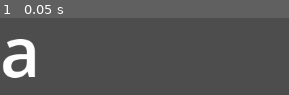
Above: before the commit, frame 1.
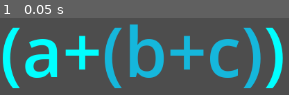
Above: after the commit, the same moment.

Repository: theoahfeldt/emperical-maths
Game: Godot game, scene res://test.tscn
Two runs of this game, one before a commit and one after it. Both use one fixed random seed, a clock stepped at 60 frames per second and the inputs below.
Inputs:
- Up to frame 1 (0.05 s): no input

The runs differ from the first frame. In frame 1, 25% of the frame differs, in the area x 1-98%, y 7-91%.

Commit message:
Implement sum
Also adds coloring based on syntactic depth.

Diff:
--- /dev/null
+++ b/game/sum.gd
@@ -0,0 +1,51 @@
+extends AlgebraicExpression
+class_name Sum
+
+
+@export var a: AlgebraicExpression
+@export var b: AlgebraicExpression
+
+
+func get_components():
+	return [
+		$LeftParenthesis,
+		a,
+		$Sign,
+		b,
+		$RightParenthesis,
+	]
+
+
+func get_width() -> float:
+	var width = 0
+	for component in get_components():
+		width += component.get_width()
+	return width
+
+
+func set_color(color: Color):
+	for component in get_components():
+		component.set_color(color)
+
+
+func set_color_by_depth(depth: int):
+	for component in get_components():
+		component.set_color_by_depth(depth + 1)
+
+
+func set_term_positions():
+	var width = 0
+	for component in get_components():
+		component.position = Vector2(width, 0)
+		width += component.get_width()
+
+
+# Called when the node enters the scene tree for the first time.
+func _ready():
+	set_term_positions()
+	pass # Replace with function body.
+
+
+# Called every frame. 'delta' is the elapsed time since the previous frame.
+func _process(delta):
+	pass
--- /dev/null
+++ b/game/sum.tscn
@@ -0,0 +1,16 @@
+[gd_scene load_steps=3 format=3 uid="uid://ca5nxd4726ve2"]
+
+[ext_resource type="Script" path="res://sum.gd" id="1_ygf5j"]
+[ext_resource type="PackedScene" uid="uid://dy34w7fvnx6ba" path="res://glyph.tscn" id="2_ia6g6"]
+
+[node name="Sum" type="Node2D"]
+script = ExtResource("1_ygf5j")
+
+[node name="Sign" parent="." instance=ExtResource("2_ia6g6")]
+text = "+"
+
+[node name="LeftParenthesis" parent="." instance=ExtResource("2_ia6g6")]
+text = "("
+
+[node name="RightParenthesis" parent="." instance=ExtResource("2_ia6g6")]
+text = ")"
--- /dev/null
+++ b/game/test.gd
@@ -0,0 +1,11 @@
+extends Node2D
+
+
+# Called when the node enters the scene tree for the first time.
+func _ready() -> void:
+	$Sum.set_color_by_depth(0)
+
+
+# Called every frame. 'delta' is the elapsed time since the previous frame.
+func _process(delta: float) -> void:
+	pass
--- a/game/test.tscn
+++ b/game/test.tscn
@@ -1,8 +1,25 @@
-[gd_scene load_steps=2 format=3 uid="uid://c5nv2jrhdp0yc"]
+[gd_scene load_steps=4 format=3 uid="uid://c5nv2jrhdp0yc"]
 
+[ext_resource type="PackedScene" uid="uid://ca5nxd4726ve2" path="res://sum.tscn" id="1_iew4d"]
+[ext_resource type="Script" path="res://test.gd" id="1_kljmg"]
 [ext_resource type="PackedScene" uid="uid://bdg6hiohjx720" path="res://variable.tscn" id="1_t0nqu"]
 
 [node name="Test" type="Node2D"]
+script = ExtResource("1_kljmg")
 
-[node name="Variable" parent="." instance=ExtResource("1_t0nqu")]
+[node name="Sum" parent="." node_paths=PackedStringArray("a", "b") instance=ExtResource("1_iew4d")]
+a = NodePath("VariableA")
+b = NodePath("Sum")
+
+[node name="VariableA" parent="Sum" instance=ExtResource("1_t0nqu")]
 variable_name = "a"
+
+[node name="Sum" parent="Sum" node_paths=PackedStringArray("a", "b") instance=ExtResource("1_iew4d")]
+a = NodePath("VariableB")
+b = NodePath("VariableC")
+
+[node name="VariableB" parent="Sum/Sum" instance=ExtResource("1_t0nqu")]
+variable_name = "b"
+
+[node name="VariableC" parent="Sum/Sum" instance=ExtResource("1_t0nqu")]
+variable_name = "c"
